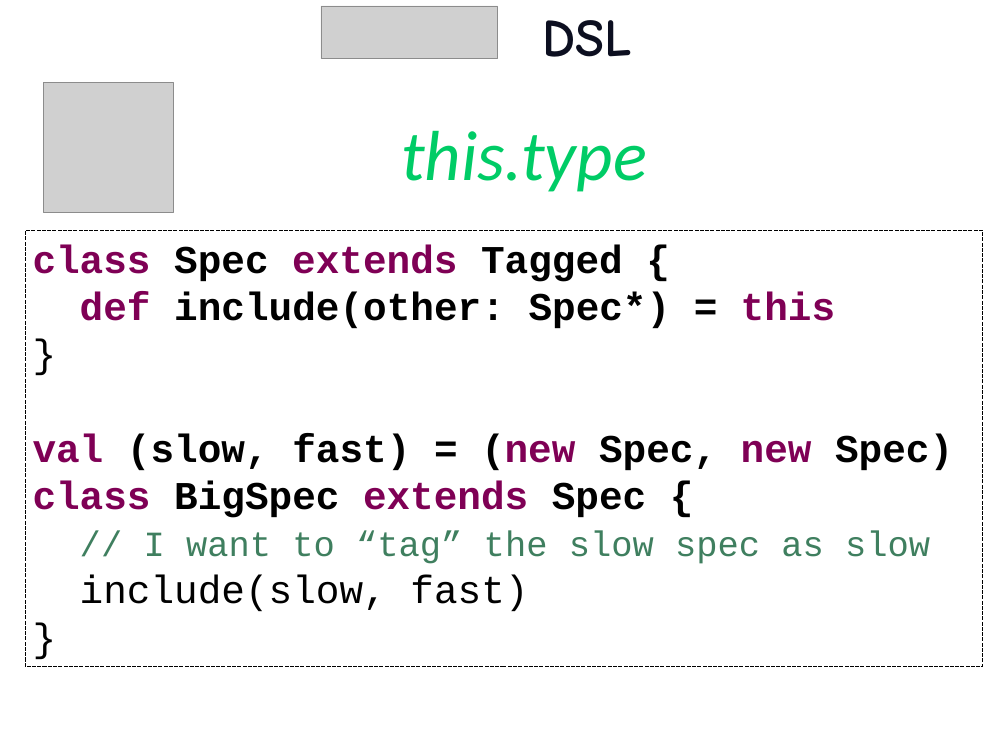
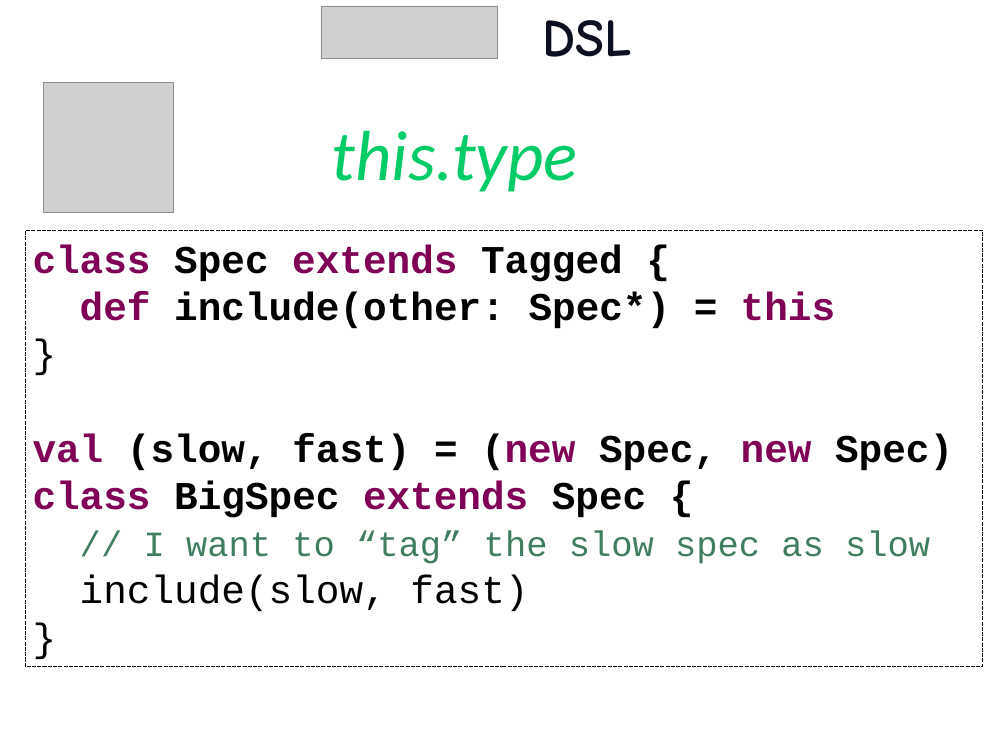
Before and after one commit to etorreborre/oscon-2010, a slide deck: slide 36 of src/main/resources/oscon_2010_specs.pptx (slide 35 before the commit). Drawn at 1008x756 pixels with LibreOffice and Linux fonts; fonts in the diff are those of the drawing; grey boxes stand for pictures; background and template pictures are left out. Boxes give left, top, right and bottom in pixels: in the first picture for what was removed or moved away, otherwise in the second. Text is boxed around its words. In the diff, an @@ line names an element or a change of style, - is before the commit and + after.

```diff
--- a/src/main/resources/oscon_2010_specs.pptx
+++ b/src/main/resources/oscon_2010_specs.pptx
@@ text "this.type": place and size @@
-text "this.type" at box(401, 130, 647, 192)
+text "this.type" at box(332, 130, 578, 192)
```
Also in this commit, not shown: 8 other slides changed, 3 slides added.
